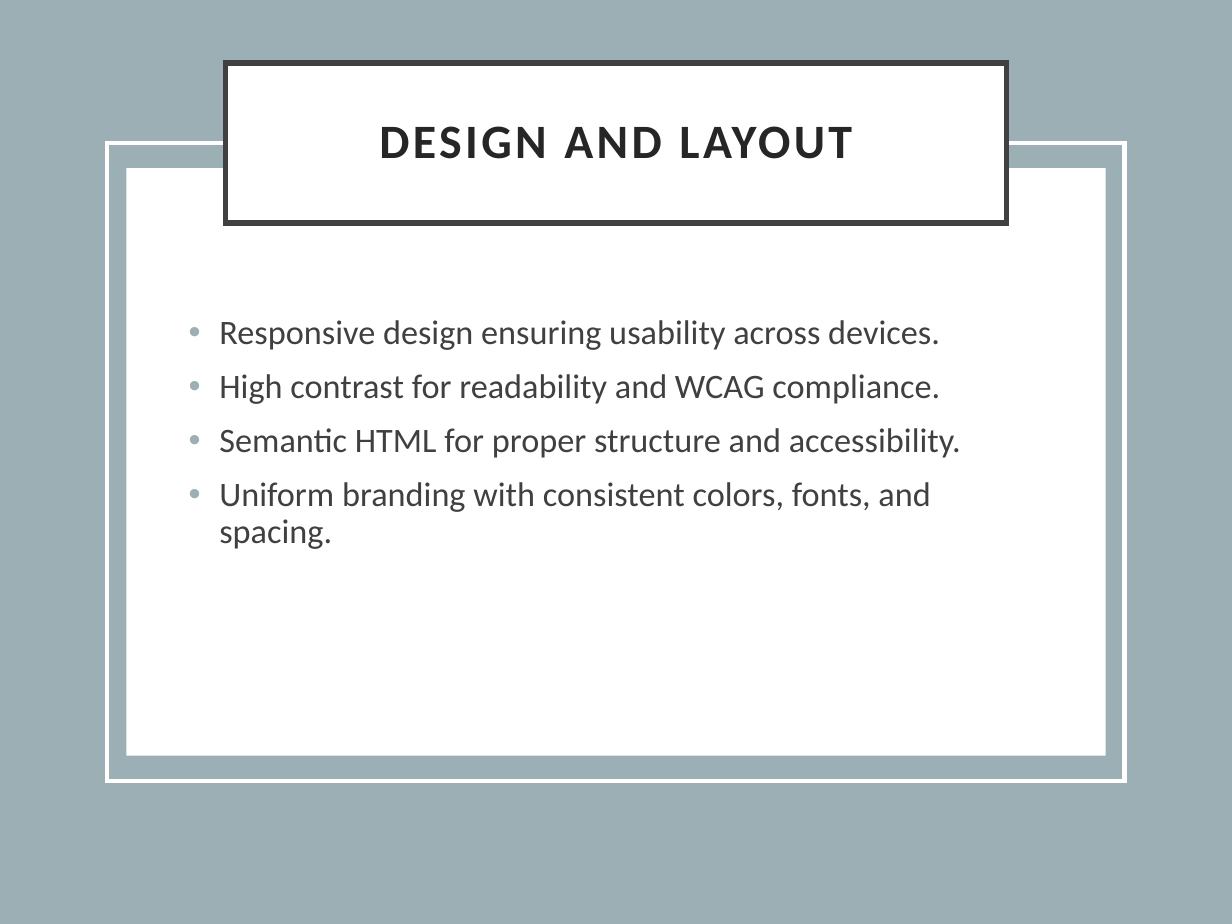
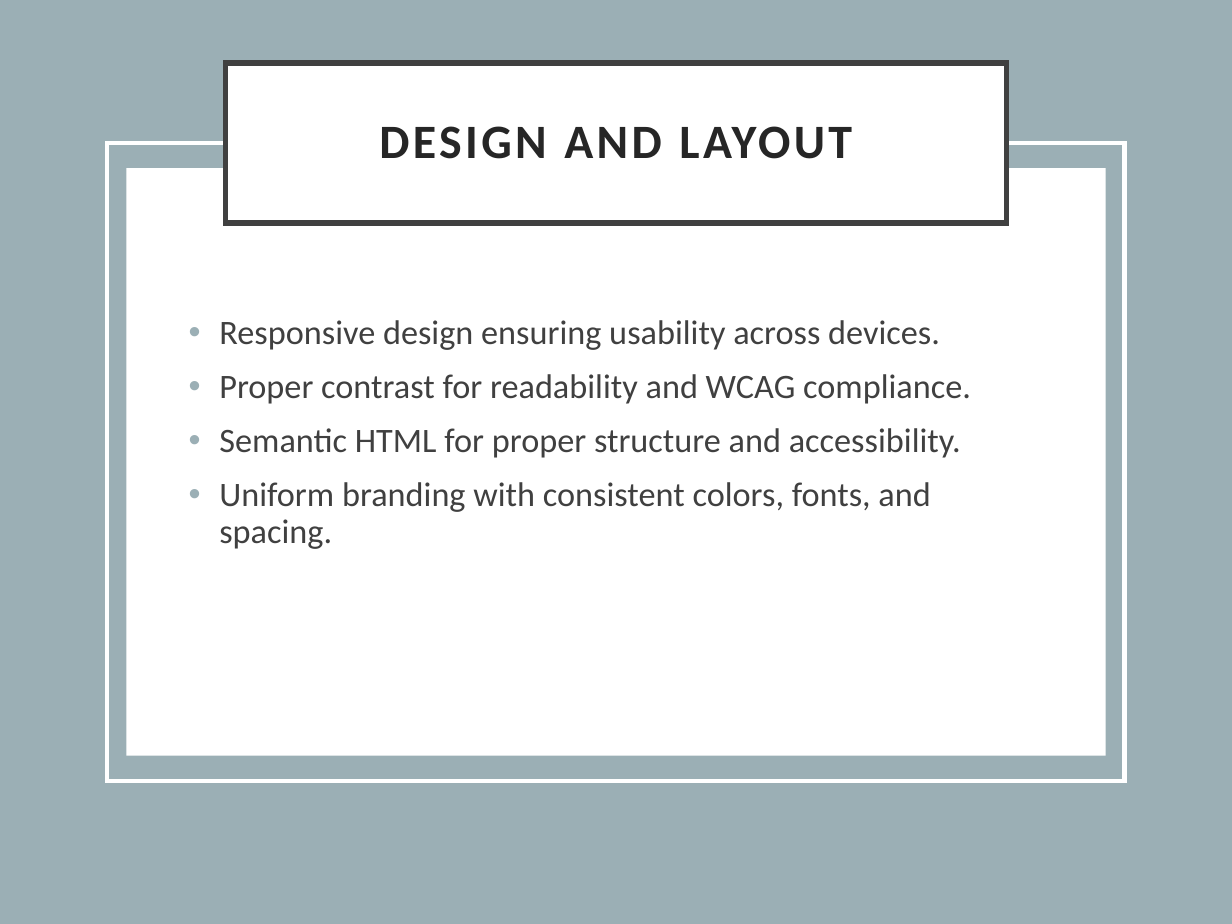
Before and after one commit to bhun0002/CST8914_GRP_SPA, a slide deck: slide 5 of Group_3_Final_PPT.pptx. Drawn at 1232x924 pixels with LibreOffice and Linux fonts; fonts in the diff are those of the drawing. Boxes give left, top, right and bottom in pixels: in the first picture for what was removed or moved away, otherwise in the second. Text is boxed around its words. In the diff, an @@ line names an element or a change of style, - is before the commit and + after.

```diff
--- a/Group_3_Final_PPT.pptx
+++ b/Group_3_Final_PPT.pptx
@@ subtitle at [219, 374, 971, 404]: text changed @@
-• High contrast for readability and WCAG compliance.
+• Proper contrast for readability and WCAG compliance.
```
Also in this commit, not shown: 1 other slide changed, 1 slide added, 3 other files.
